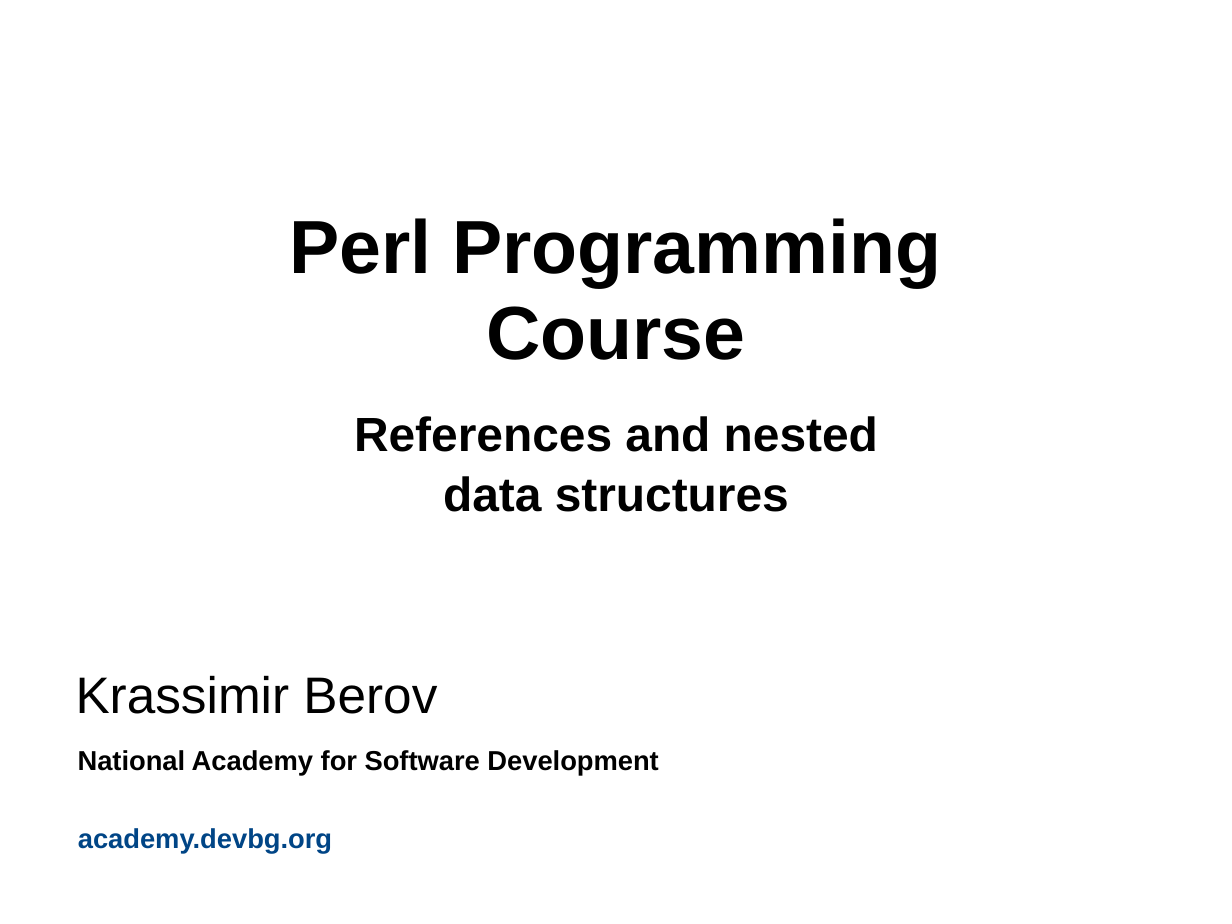
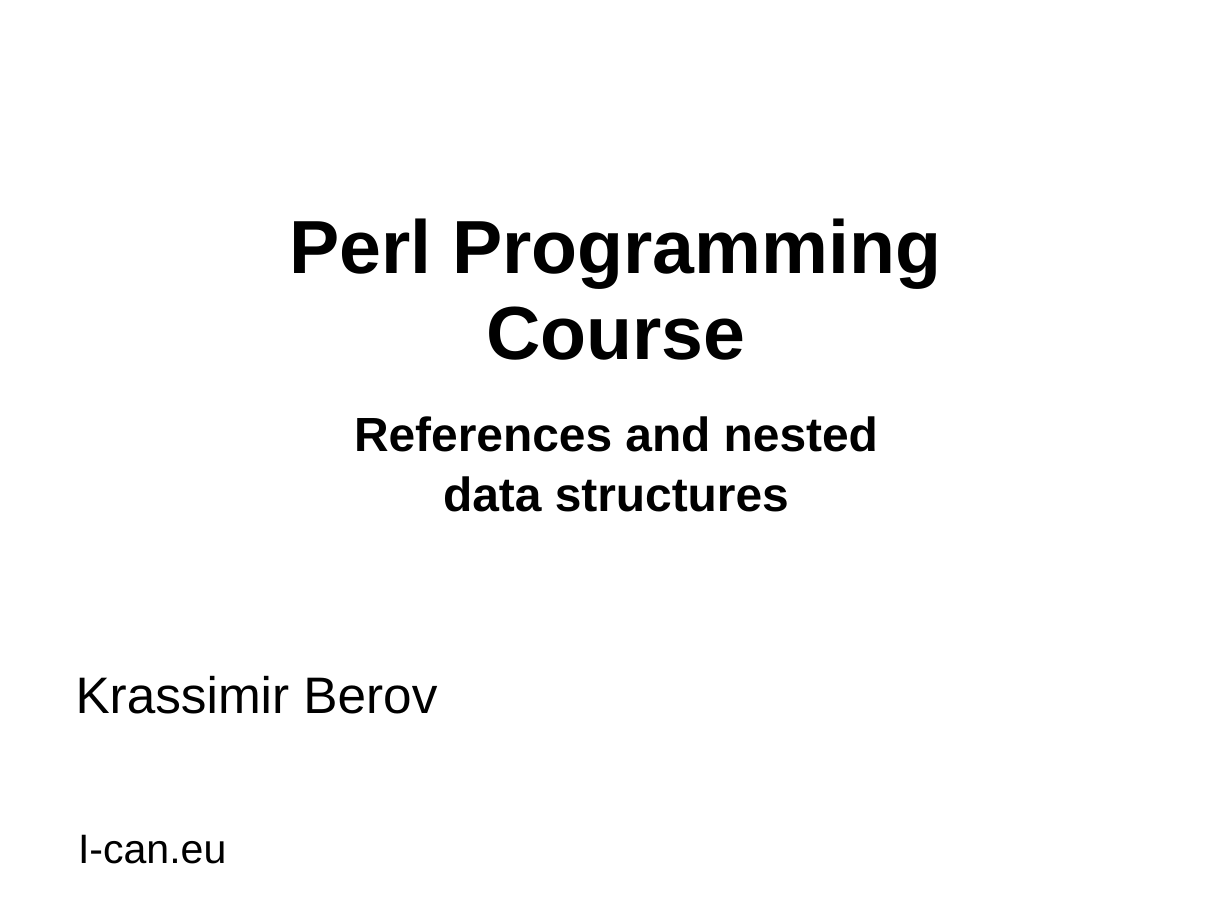
Before and after one commit to kberov/PerlProgrammingCourse, a slide deck: slide 1 of 08_references.odp. Drawn at 1232x924 pixels with LibreOffice and Linux fonts; fonts in the diff are those of the drawing; background and template pictures are left out. Boxes give left, top, right and bottom in pixels: in the first picture for what was removed or moved away, otherwise in the second. Text is boxed around its words. In the diff, an @@ line names an element or a change of style, - is before the commit and + after.

```diff
--- a/08_references.odp
+++ b/08_references.odp
@@ text removed at [78,750,658,776] @@
-National Academy for Software Development
@@ text removed at [78,828,332,853] @@
-academy.devbg.org
@@ text added at [78,834,226,864], 24 pt, text #000000 @@
+I-can.eu
```
Also in this commit, not shown: 7 other slides changed.
